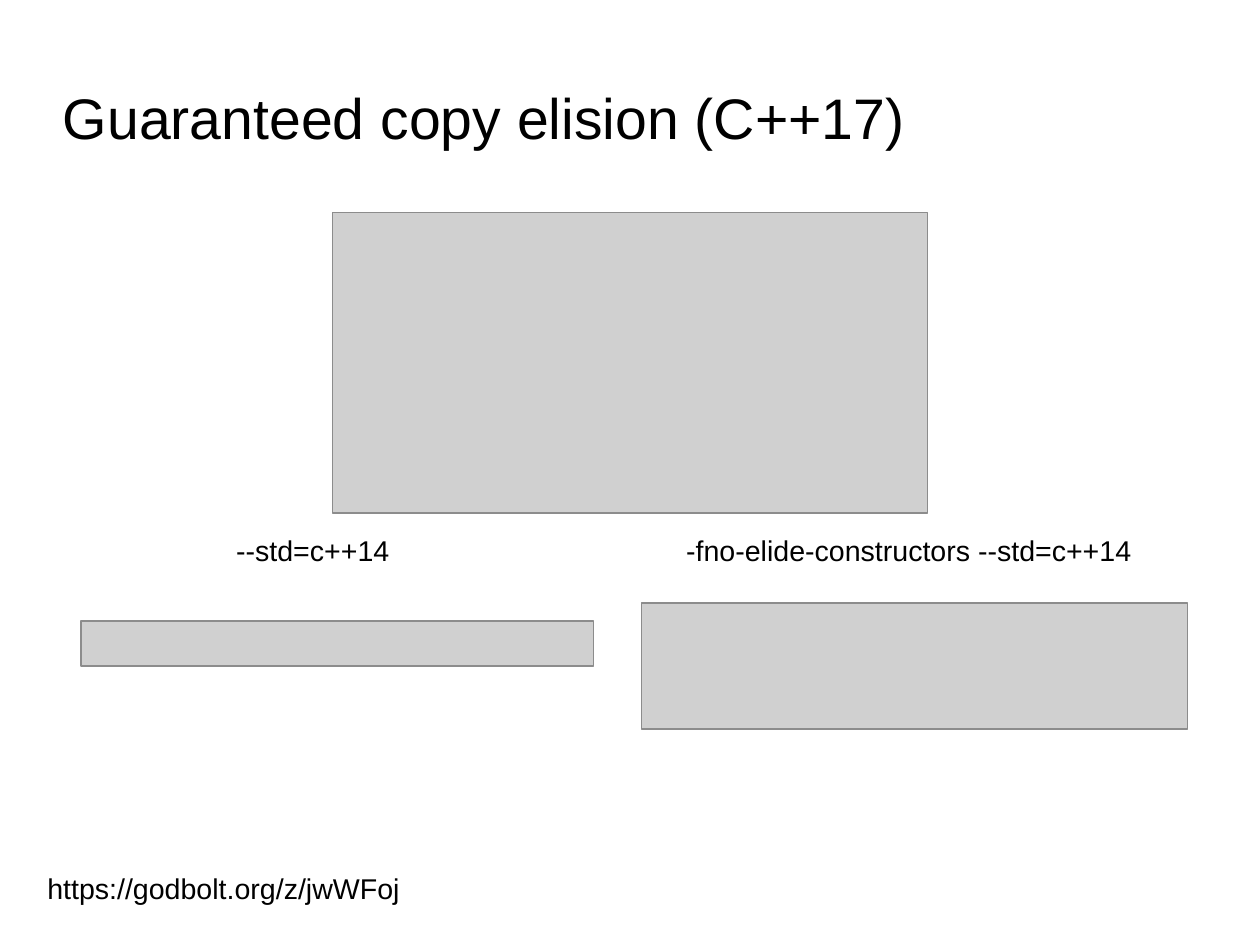
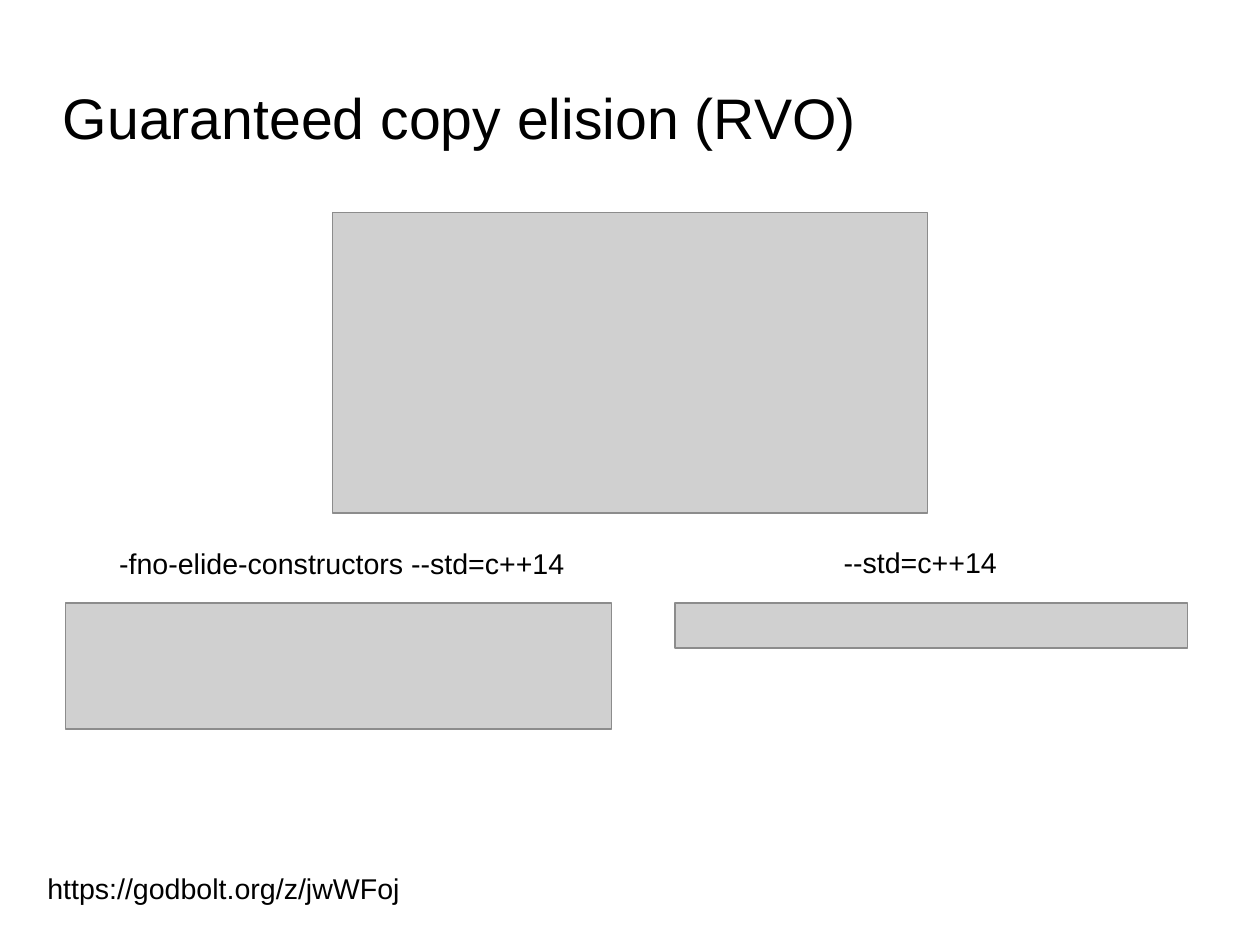
Before and after one commit to FranckRJ/CPP-trainings, a slide deck: slide 17 of traning-move.odp (slide 16 before the commit). Drawn at 1260x945 pixels with LibreOffice and Linux fonts; fonts in the diff are those of the drawing; grey boxes stand for pictures; background and template pictures are left out. Boxes give left, top, right and bottom in pixels: in the first picture for what was removed or moved away, otherwise in the second. Text is boxed around its words. In the diff, an @@ line names an element or a change of style, - is before the commit and + after.

```diff
--- a/traning-move.odp
+++ b/traning-move.odp
@@ title at bbox=[63, 97, 856, 150]: text changed @@
-Guaranteed copy elision (C++17)
+Guaranteed copy elision (RVO)
@@ text "-fno-elide-constructors --std=c++14": place and size @@
-text "-fno-elide-constructors --std=c++14" at bbox=[686, 540, 1131, 562]
+text "-fno-elide-constructors --std=c++14" at bbox=[119, 553, 564, 575]
@@ text "--std=c++14": place and size @@
-text "--std=c++14" at bbox=[236, 540, 389, 562]
+text "--std=c++14" at bbox=[844, 552, 997, 574]
@@ picture: place and size @@
-picture at bbox=[81, 621, 595, 665]
+picture at bbox=[66, 604, 613, 729]
@@ picture: place and size @@
-picture at bbox=[641, 604, 1188, 729]
+picture at bbox=[676, 604, 1189, 648]
```
Also in this commit, not shown: 5 other slides changed, 3 slides added, 2 other files.
